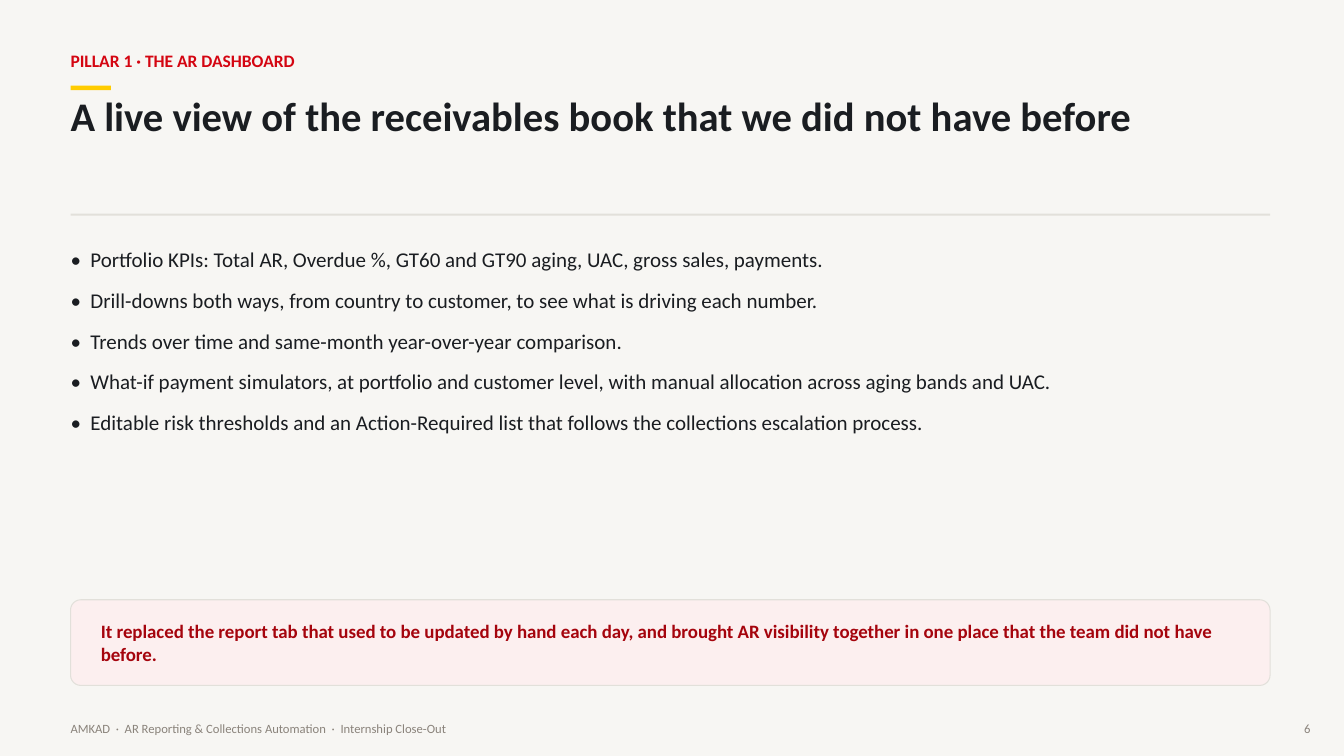
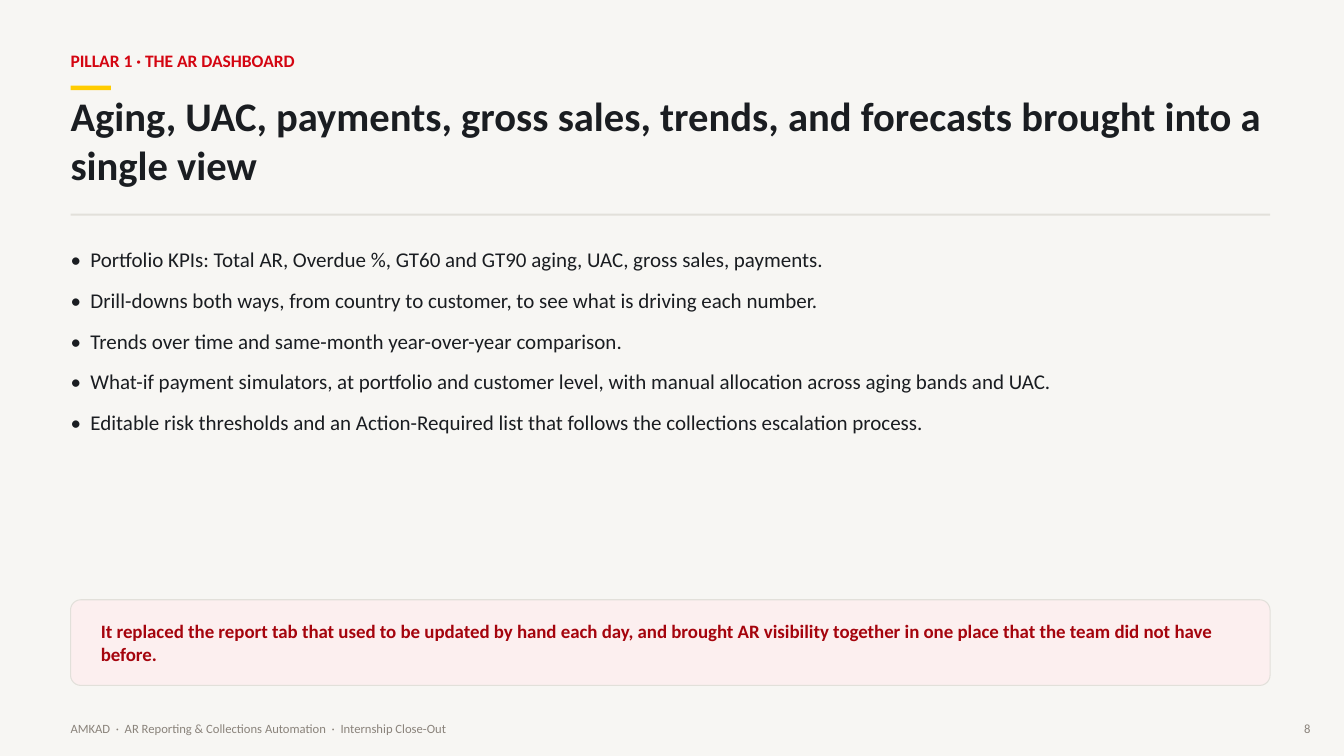
Before and after one commit to jkadadihi/Power-BI-, a slide deck: slide 8 of docs/AMKAD_Internship_Presentation.pptx (slide 6 before the commit). Drawn at 1344x756 pixels with LibreOffice and Linux fonts; fonts in the diff are those of the drawing. Boxes give left, top, right and bottom in pixels: in the first picture for what was removed or moved away, otherwise in the second. Text is boxed around its words. In the diff, an @@ line names an element or a change of style, - is before the commit and + after.

```diff
--- a/docs/AMKAD_Internship_Presentation.pptx
+++ b/docs/AMKAD_Internship_Presentation.pptx
@@ text at (71,102,1261,187): text changed @@
-A live view of the receivables book that we did not have before
+Aging, UAC, payments, gross sales, trends, and forecasts brought into a single view
```
Also in this commit, not shown: 10 other slides changed, 4 slides added, 1 other file.
